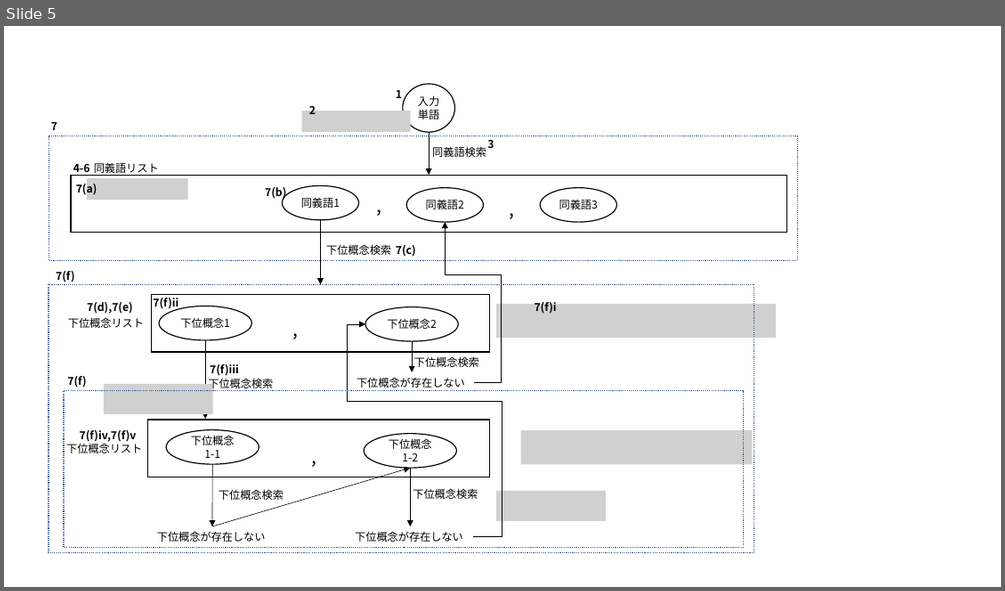
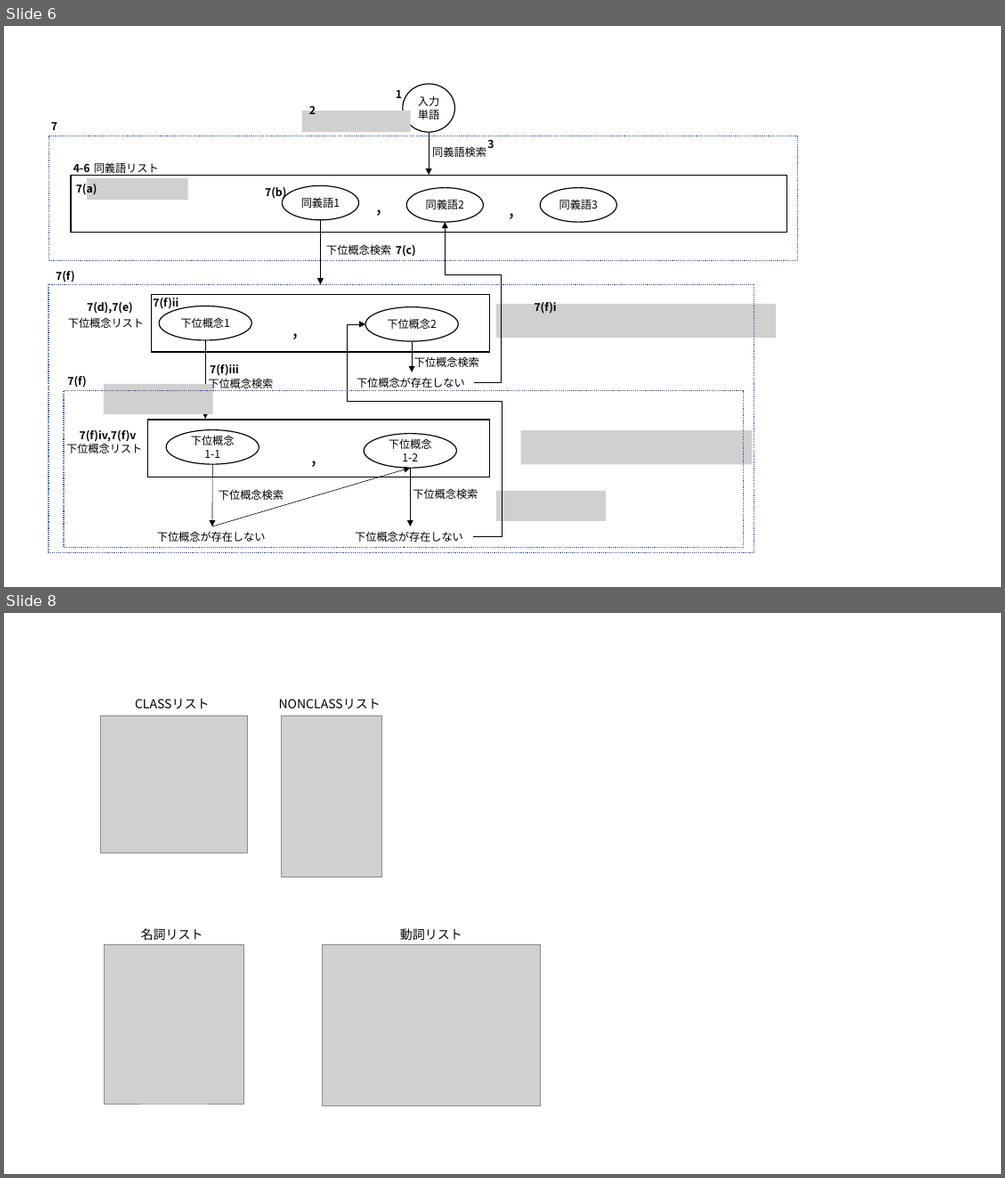
Before and after one commit to sugaken0528/masterPaper, a slide deck: image/sozai.pptx. Shown one above the other, each under a label of ours: slide 5 before the commit, slides 6 and 8 after it; the slides between them are not shown. The pictures are 1005x591 and 1005x1178 pixels, drawn with LibreOffice and Linux fonts; fonts in the diff are those of the drawing; grey boxes stand for pictures. Boxes give left, top, right and bottom in pixels: in the first picture for what was removed or moved away, otherwise in the second. Text is boxed around its words. In the diff, an @@ line names an element or a change of style, - is before the commit and + after.

```diff
--- a/image/sozai.pptx
+++ b/image/sozai.pptx
@@ slide 8 added at [4,613,1001,1174], background #FFFFFF @@
@@ picture added at [100,715,247,852] @@
@@ text added at [135,698,210,709], 12 pt, text #000000 @@
+CLASSリスト
@@ text added at [279,698,380,709], 12 pt, text #000000 @@
+NONCLASSリスト
@@ picture added at [282,715,381,877] @@
@@ text added at [141,928,203,940], 12 pt, text #000000 @@
+名詞リスト
@@ text added at [400,928,462,940], 12 pt, text #000000 @@
+動詞リスト
@@ picture added at [105,944,243,1103] @@
@@ picture added at [323,944,541,1106] @@
@@ what was slide 5 is now slide 6 @@
```
Also in this commit, not shown: 4 slides changed, 6 other slides added, 1 slide removed, 36 other files.
